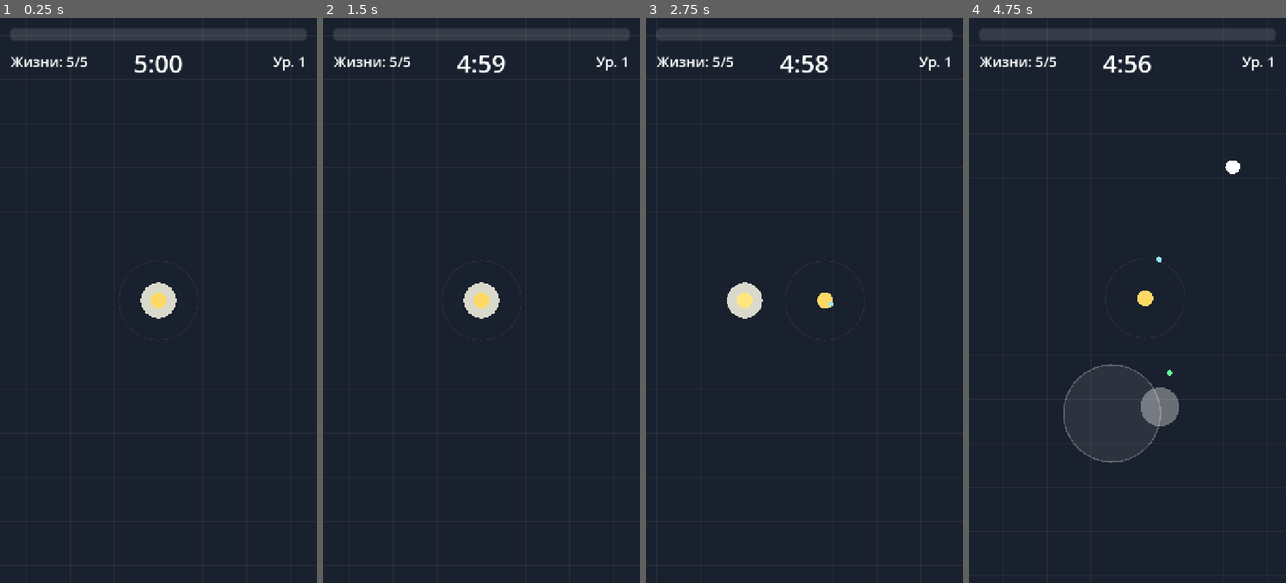
Above: before the commit, frames 1-4 (left to right).
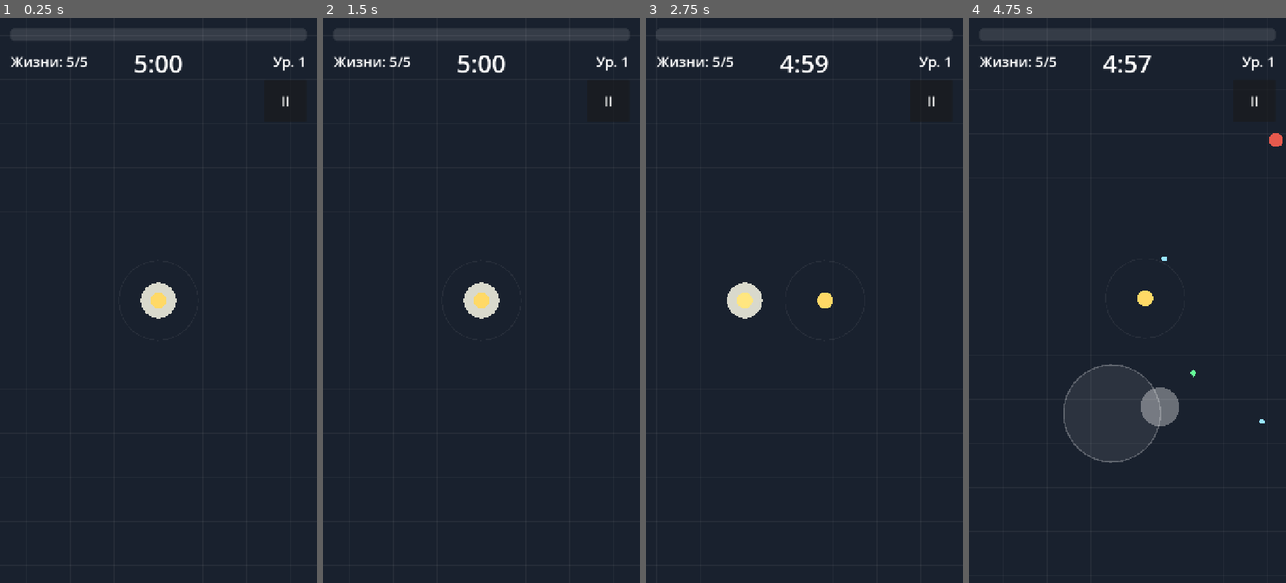
Above: after the commit, the same moments.

Repository: Kiryushaboy/last-lighthouse
Game: Godot game, scene res://scenes/main.tscn
Two runs of this game, one before a commit and one after it. Both use one fixed random seed, a clock stepped at 60 frames per second and the inputs below.
Inputs (mouse positions are in pixels of both pictures, inside the frame that each line leads up to):
- Up to frame 1 (0.25 s): no input
- Up to frame 2 (1.5 s): click (608, 102) at 0.5 s, where only the run after the commit has a clickable "II"; click (481, 357) at 1.25 s, where only the run after the commit has a clickable "Продолжить"
- Up to frame 3 (2.75 s): tap Enter at 2 s; move the mouse to (874, 272) at 2.02 s; hold Right (ui_right) from 2.03 s (still down); tap 1 at 2.1 s; click (874, 272) at 2.17 s
- Up to frame 4 (4.75 s): release Right (ui_right) at 2.75 s; drag from (1064, 328) to (1159, 306) at 2.77 s; move the mouse to (1159, 176) at 3.52 s; hold Right (ui_right) 3.53-4.25 s; tap 1 at 3.6 s; drag from (1111, 413) to (1251, 396) at 4.27 s

The runs differ from the first frame. In frame 1, less than 0.1% of the frame differs, in the area x 89-92%, y 13-16%; in frame 2, 0.2%; in frame 3, 0.1%; in frame 4, 0.4%, in the area x 53-99%, y 6-72%.

Commit message:
Экспорт под Android, меню паузы и настройка чувствительности (#2)
* Экспорт под Android: пресет, иконка-заглушка, сжатие текстур ETC2/ASTC

Co-Authored-By: Claude Opus 5.5 <noreply@anthropic.com>
Claude-Session: https://claude.ai/code/session_01CyYNuSDLWbwWGusUQeB7SJ

* Отзывчивее управление: меньше радиус джойстика, мёртвая зона, быстрый разгон

Co-Authored-By: Claude Opus 5.5 <noreply@anthropic.com>
Claude-Session: https://claude.ai/code/session_01CyYNuSDLWbwWGusUQeB7SJ

* Управление как в 0.1.0 по умолчанию, меню паузы с настройкой чувствительности

Co-Authored-By: Claude Opus 5.5 <noreply@anthropic.com>
Claude-Session: https://claude.ai/code/session_01CyYNuSDLWbwWGusUQeB7SJ

---------

Co-authored-by: Claude <noreply@anthropic.com>

Diff:
--- /dev/null
+++ b/icon.svg
@@ -0,0 +1,11 @@
+<svg xmlns="http://www.w3.org/2000/svg" width="512" height="512" viewBox="0 0 512 512">
+  <rect width="512" height="512" rx="96" fill="#0f1420"/>
+  <polygon points="256,150 470,90 470,210" fill="#ffe680" opacity="0.35"/>
+  <polygon points="256,150 42,90 42,210" fill="#ffe680" opacity="0.2"/>
+  <polygon points="206,420 226,190 286,190 306,420" fill="#d9d9cc"/>
+  <rect x="216" y="260" width="80" height="34" fill="#d9504a"/>
+  <rect x="210" y="340" width="92" height="34" fill="#d9504a"/>
+  <rect x="222" y="130" width="68" height="60" rx="10" fill="#ffe680"/>
+  <polygon points="214,130 256,92 298,130" fill="#d9504a"/>
+  <rect x="120" y="420" width="272" height="26" rx="13" fill="#3a5a7a"/>
+</svg>
--- a/project.godot
+++ b/project.godot
@@ -8,7 +8,12 @@
 config/name="Последний маяк"
 config/description="Арена на выживание: продержитесь 5 минут до рассвета."
 run/main_scene="res://scenes/main.tscn"
+config/icon="res://icon.svg"
 config/features=PackedStringArray("4.7", "GL Compatibility")
+
+[autoload]
+
+Settings="*res://scripts/settings.gd"
 
 [display]
 
@@ -39,3 +44,4 @@
 renderer/rendering_method="gl_compatibility"
 renderer/rendering_method.mobile="gl_compatibility"
 environment/defaults/default_clear_color=Color(0.06, 0.08, 0.12, 1)
+textures/vram_compression/import_etc2_astc=true
--- a/scenes/main.tscn
+++ b/scenes/main.tscn
@@ -7,6 +7,7 @@
 [ext_resource type="PackedScene" path="res://scenes/ui/joystick.tscn" id="5_joystick"]
 [ext_resource type="PackedScene" path="res://scenes/ui/upgrade_menu.tscn" id="6_upgrade"]
 [ext_resource type="PackedScene" path="res://scenes/ui/end_screen.tscn" id="7_end"]
+[ext_resource type="PackedScene" path="res://scenes/ui/pause_menu.tscn" id="8_pause"]
 
 [node name="Main" type="Node2D"]
 script = ExtResource("1_main")
@@ -38,3 +39,5 @@
 [node name="UpgradeMenu" parent="." instance=ExtResource("6_upgrade")]
 
 [node name="EndScreen" parent="." instance=ExtResource("7_end")]
+
+[node name="PauseMenu" parent="." instance=ExtResource("8_pause")]
--- a/scenes/ui/hud.tscn
+++ b/scenes/ui/hud.tscn
@@ -74,3 +74,16 @@
 grow_horizontal = 0
 text = "Ур. 1"
 horizontal_alignment = 2
+
+[node name="PauseButton" type="Button" parent="Root"]
+layout_mode = 1
+anchors_preset = 1
+anchor_left = 1.0
+anchor_right = 1.0
+offset_left = -120.0
+offset_top = 140.0
+offset_right = -24.0
+offset_bottom = 236.0
+grow_horizontal = 0
+focus_mode = 0
+text = "II"
--- /dev/null
+++ b/scenes/ui/pause_menu.tscn
@@ -0,0 +1,90 @@
+[gd_scene load_steps=4 format=3]
+
+[ext_resource type="Script" path="res://scripts/ui/pause_menu.gd" id="1_pause"]
+
+[sub_resource type="StyleBoxFlat" id="StyleBox_track"]
+content_margin_top = 10.0
+content_margin_bottom = 10.0
+bg_color = Color(1, 1, 1, 0.15)
+corner_radius_top_left = 10
+corner_radius_top_right = 10
+corner_radius_bottom_right = 10
+corner_radius_bottom_left = 10
+
+[sub_resource type="StyleBoxFlat" id="StyleBox_fill"]
+content_margin_top = 10.0
+content_margin_bottom = 10.0
+bg_color = Color(1, 0.85, 0.4, 1)
+corner_radius_top_left = 10
+corner_radius_top_right = 10
+corner_radius_bottom_right = 10
+corner_radius_bottom_left = 10
+
+[node name="PauseMenu" type="CanvasLayer"]
+process_mode = 3
+layer = 15
+visible = false
+script = ExtResource("1_pause")
+
+[node name="Dim" type="ColorRect" parent="."]
+anchors_preset = 15
+anchor_right = 1.0
+anchor_bottom = 1.0
+grow_horizontal = 2
+grow_vertical = 2
+color = Color(0, 0, 0, 0.7)
+
+[node name="Box" type="VBoxContainer" parent="."]
+anchors_preset = 8
+anchor_left = 0.5
+anchor_top = 0.5
+anchor_right = 0.5
+anchor_bottom = 0.5
+offset_left = -300.0
+offset_top = -330.0
+offset_right = 300.0
+offset_bottom = 330.0
+grow_horizontal = 2
+grow_vertical = 2
+theme_override_constants/separation = 28
+alignment = 1
+
+[node name="Title" type="Label" parent="Box"]
+layout_mode = 2
+theme_override_font_sizes/font_size = 52
+text = "Пауза"
+horizontal_alignment = 1
+
+[node name="SensLabel" type="Label" parent="Box"]
+layout_mode = 2
+text = "Чувствительность: 1.0×"
+horizontal_alignment = 1
+
+[node name="SensSlider" type="HSlider" parent="Box"]
+custom_minimum_size = Vector2(0, 80)
+layout_mode = 2
+min_value = 0.5
+max_value = 2.0
+step = 0.1
+value = 1.0
+theme_override_styles/slider = SubResource("StyleBox_track")
+theme_override_styles/grabber_area = SubResource("StyleBox_fill")
+theme_override_styles/grabber_area_highlight = SubResource("StyleBox_fill")
+
+[node name="Hint" type="Label" parent="Box"]
+layout_mode = 2
+theme_override_colors/font_color = Color(1, 1, 1, 0.6)
+theme_override_font_sizes/font_size = 24
+text = "Больше — меньше вести пальцем до полной скорости"
+horizontal_alignment = 1
+autowrap_mode = 3
+
+[node name="Resume" type="Button" parent="Box"]
+custom_minimum_size = Vector2(0, 120)
+layout_mode = 2
+text = "Продолжить"
+
+[node name="Restart" type="Button" parent="Box"]
+custom_minimum_size = Vector2(0, 100)
+layout_mode = 2
+text = "Начать заново"
--- a/scripts/main.gd
+++ b/scripts/main.gd
@@ -18,6 +18,7 @@
 @onready var joystick: TouchJoystick = $Controls/Joystick
 @onready var upgrade_menu: UpgradeMenu = $UpgradeMenu
 @onready var end_screen: EndScreen = $EndScreen
+@onready var pause_menu: PauseMenu = $PauseMenu
 
 var time_left := RUN_TIME
 var level := 1
@@ -42,6 +43,10 @@
 	spawn_timer.timeout.connect(_on_spawn_timer)
 	upgrade_menu.chosen.connect(_on_upgrade_chosen)
 	end_screen.restart_pressed.connect(_restart)
+	hud.pause_pressed.connect(_open_pause)
+	pause_menu.open_requested.connect(_open_pause)
+	pause_menu.resume_pressed.connect(_close_pause)
+	pause_menu.restart_pressed.connect(_restart)
 
 	hud.set_health(player.hp, player.max_hp)
 	hud.set_xp(xp, xp_to_next, level)
@@ -59,12 +64,24 @@
 
 
 func _notification(what: int) -> void:
-	# Свернули приложение на телефоне: останавливаем время.
-	# Полноценное меню паузы сделаем позже.
-	if what == NOTIFICATION_APPLICATION_FOCUS_OUT and not _over and not upgrade_menu.visible:
-		get_tree().paused = true
-	elif what == NOTIFICATION_APPLICATION_FOCUS_IN and not _over and not upgrade_menu.visible:
-		get_tree().paused = false
+	# Свернули приложение на телефоне: открываем паузу, чтобы не погибнуть без нас.
+	if what == NOTIFICATION_APPLICATION_FOCUS_OUT:
+		_open_pause()
+
+
+# --- Пауза -------------------------------------------------------------
+
+func _open_pause() -> void:
+	if _over or upgrade_menu.visible or pause_menu.visible:
+		return
+	joystick.reset()
+	get_tree().paused = true
+	pause_menu.show()
+
+
+func _close_pause() -> void:
+	pause_menu.hide()
+	get_tree().paused = false
 
 
 # --- Враги -------------------------------------------------------------
--- /dev/null
+++ b/scripts/settings.gd
@@ -0,0 +1,27 @@
+extends Node
+## Настройки игрока. Хранятся в файле на устройстве и переживают перезапуск.
+## Подключено как автозагрузка «Settings»: доступно из любого скрипта.
+
+signal changed
+
+const PATH := "user://settings.cfg"
+const SENSITIVITY_MIN := 0.5
+const SENSITIVITY_MAX := 2.0
+
+## 1.0 — как в версии 0.1.0. Больше — меньше двигать пальцем до полной скорости.
+var sensitivity := 1.0
+
+
+func _ready() -> void:
+	var cfg := ConfigFile.new()
+	if cfg.load(PATH) == OK:
+		sensitivity = clampf(cfg.get_value("controls", "sensitivity", 1.0), SENSITIVITY_MIN, SENSITIVITY_MAX)
+
+
+func set_sensitivity(value: float) -> void:
+	sensitivity = clampf(value, SENSITIVITY_MIN, SENSITIVITY_MAX)
+	var cfg := ConfigFile.new()
+	cfg.load(PATH)
+	cfg.set_value("controls", "sensitivity", sensitivity)
+	cfg.save(PATH)
+	changed.emit()
--- a/scripts/ui/hud.gd
+++ b/scripts/ui/hud.gd
@@ -1,11 +1,17 @@
 class_name Hud
 extends CanvasLayer
-## Интерфейс поверх игры: таймер, опыт, жизни, уровень.
+## Интерфейс поверх игры: таймер, опыт, жизни, уровень, кнопка паузы.
+
+signal pause_pressed
 
 @onready var _time: Label = $Root/TimeLabel
 @onready var _hp: Label = $Root/HPLabel
 @onready var _level: Label = $Root/LevelLabel
 @onready var _xp_bar: ProgressBar = $Root/XPBar
+
+
+func _ready() -> void:
+	$Root/PauseButton.pressed.connect(pause_pressed.emit)
 
 
 func set_time(seconds_left: float) -> void:
--- a/scripts/ui/joystick.gd
+++ b/scripts/ui/joystick.gd
@@ -4,7 +4,7 @@
 ## движение пальца задаёт направление. Мышь на ноутбуке работает так же,
 ## потому что в настройках включено «эмулировать касание мышью».
 
-@export var radius := 110.0
+@export var base_radius := 110.0  ## радиус при чувствительности 1.0
 @export var active_from := 0.3  ## доля высоты экрана, ниже которой ловим касания
 
 var vector := Vector2.ZERO  ## от (-1,-1) до (1,1), читает Main
@@ -12,6 +12,11 @@
 var _touch_index := -1
 var _base := Vector2.ZERO
 var _knob := Vector2.ZERO
+
+
+## Чем выше чувствительность, тем меньше нужно отвести палец до полной скорости.
+func radius() -> float:
+	return base_radius / Settings.sensitivity
 
 
 func _input(event: InputEvent) -> void:
@@ -27,9 +32,10 @@
 	elif event is InputEventScreenDrag:
 		var drag := event as InputEventScreenDrag
 		if drag.index == _touch_index:
-			var offset := (drag.position - _base).limit_length(radius)
+			var r := radius()
+			var offset := (drag.position - _base).limit_length(r)
 			_knob = _base + offset
-			vector = offset / radius
+			vector = offset / r
 			queue_redraw()
 
 
@@ -42,6 +48,7 @@
 func _draw() -> void:
 	if _touch_index == -1:
 		return
-	draw_circle(_base, radius, Color(1, 1, 1, 0.08))
-	draw_arc(_base, radius, 0.0, TAU, 48, Color(1, 1, 1, 0.25), 3.0)
-	draw_circle(_knob, 44.0, Color(1, 1, 1, 0.35))
+	var r := radius()
+	draw_circle(_base, r, Color(1, 1, 1, 0.08))
+	draw_arc(_base, r, 0.0, TAU, 48, Color(1, 1, 1, 0.25), 3.0)
+	draw_circle(_knob, minf(44.0, r * 0.4), Color(1, 1, 1, 0.35))
--- /dev/null
+++ b/scripts/ui/pause_menu.gd
@@ -0,0 +1,40 @@
+class_name PauseMenu
+extends CanvasLayer
+## Меню паузы: продолжить, начать заново, настроить чувствительность управления.
+
+signal resume_pressed
+signal restart_pressed
+signal open_requested  ## нажали Esc, когда меню закрыто; решает Main
+
+@onready var _sens_label: Label = $Box/SensLabel
+@onready var _sens_slider: HSlider = $Box/SensSlider
+@onready var _resume: Button = $Box/Resume
+@onready var _restart: Button = $Box/Restart
+
+
+func _ready() -> void:
+	_sens_slider.min_value = Settings.SENSITIVITY_MIN
+	_sens_slider.max_value = Settings.SENSITIVITY_MAX
+	_sens_slider.value = Settings.sensitivity
+	_update_label()
+	_sens_slider.value_changed.connect(_on_slider)
+	_resume.pressed.connect(resume_pressed.emit)
+	_restart.pressed.connect(restart_pressed.emit)
+
+
+func _unhandled_input(event: InputEvent) -> void:
+	if event.is_action_pressed("ui_cancel"):
+		if visible:
+			resume_pressed.emit()
+		else:
+			open_requested.emit()
+		get_viewport().set_input_as_handled()
+
+
+func _on_slider(value: float) -> void:
+	Settings.set_sensitivity(value)
+	_update_label()
+
+
+func _update_label() -> void:
+	_sens_label.text = "Чувствительность: %.1f×" % Settings.sensitivity
Not shown, added: export_presets.cfg
Not shown, added: icon.svg.import
Not shown: 1 places in scenes/main.tscn that only renumber resources
Not shown, added: scripts/settings.gd.uid
Not shown, added: scripts/ui/pause_menu.gd.uid
